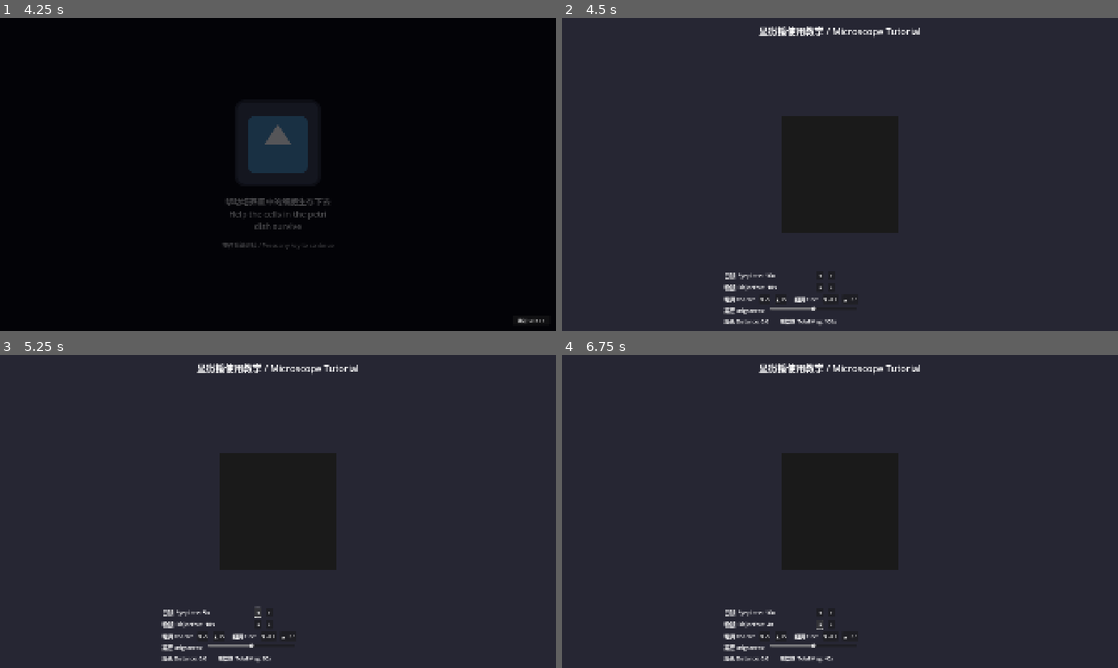
Above: before the commit, frames 1-4 (two rows, left to right).
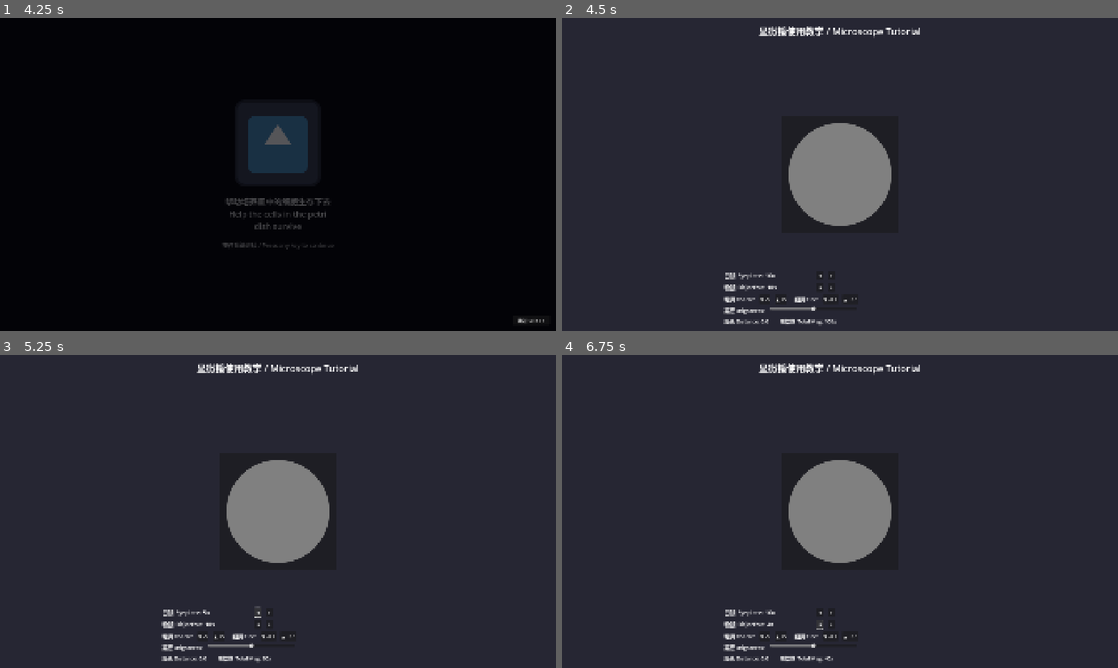
Above: after the commit, the same moments.

Repository: liup215/UnchartedLife
Game: Godot game, scene res://ui/main_menu/main_menu.tscn
Same seed, same stepped clock (60 frames per second), same inputs: the game is played once before the commit and once after it. The engine's default icon, where the game draws it, is replaced by a stand-in: a white triangle on a blue panel in a dark square.
Inputs (mouse positions are in pixels of both pictures, inside the frame that each line leads up to):
- Up to frame 1 (4.25 s): click "New Game" at 0.5 s; click (278, 115) at 1.27 s; type "12" at 1.35 s; click "Normal" at 2 s; click "Normal" at 2.75 s; click "Start Game" at 3.5 s
- Up to frame 2 (4.5 s): click "跳过 Skip >>" at 4.25 s
- Up to frame 3 (5.25 s): click "◄" at 5 s
- Up to frame 4 (6.75 s): click "►" at 5.75 s; click "◄" at 6.5 s

Frame 1 is identical in both runs. In frame 2, 4.8% of the frame differs, in the area x 40-60%, y 33-67%; in frame 3, 4.8%; in frame 4, 4.8%.

Commit message:
feat: add circular microscope view with enhanced brightness range
Co-authored-by: liup215 <20367844+liup215@users.noreply.github.com>

Diff:
--- a/scenes/story/prologue/prologue_scene_01.gd
+++ b/scenes/story/prologue/prologue_scene_01.gd
@@ -166,10 +166,16 @@
 	if view_content:
 		view_content.modulate.a = focus_quality
 
-	# Update brightness
-	if microscope_view:
-		var brightness_color = Color(current_brightness, current_brightness, current_brightness, 1.0)
-		microscope_view.modulate = brightness_color
+	# Update brightness - allow going beyond 1.0 to achieve full white
+	# Brightness range: 0.0 (black) to 2.0 (pure white, overexposed)
+	if view_content:
+		var brightness_multiplier = current_brightness * 2.0  # Scale to 0-2 range
+		view_content.modulate = Color(
+			focus_quality * brightness_multiplier,
+			focus_quality * brightness_multiplier,
+			focus_quality * brightness_multiplier,
+			focus_quality
+		)
 
 	# Check if properly focused
 	is_focused = distance_from_target <= FOCUS_TOLERANCE
--- a/scenes/story/prologue/prologue_scene_01.tscn
+++ b/scenes/story/prologue/prologue_scene_01.tscn
@@ -1,7 +1,21 @@
-[gd_scene load_steps=3 format=3 uid="uid://cutjmmcfu7du4"]
+[gd_scene load_steps=5 format=3 uid="uid://cutjmmcfu7du4"]
 
 [ext_resource type="Script" uid="uid://cov3ms88tckk6" path="res://scenes/story/prologue/prologue_scene_01.gd" id="1_prologue"]
 [ext_resource type="Texture2D" uid="uid://df6ywaepewvs1" path="res://icon.svg" id="2_icon"]
+
+[sub_resource type="Shader" id="Shader_circle_mask"]
+code = "shader_type canvas_item;
+
+void fragment() {
+	vec2 center = vec2(0.5, 0.5);
+	float dist = distance(UV, center);
+	float radius = 0.45;
+	float alpha = 1.0 - smoothstep(radius - 0.01, radius, dist);
+	COLOR.a *= alpha;
+}"
+
+[sub_resource type="ShaderMaterial" id="ShaderMaterial_circle_mask"]
+shader = SubResource("Shader_circle_mask")
 
 [node name="PrologueScene01" type="Control"]
 layout_mode = 3
@@ -51,13 +65,14 @@
 layout_mode = 2
 
 [node name="ViewContent" type="ColorRect" parent="CenterContainer/MicroscopeView"]
-layout_mode = 1
-anchors_preset = 15
-anchor_right = 1.0
-anchor_bottom = 1.0
-grow_horizontal = 2
-grow_vertical = 2
-color = Color(0.8, 0.9, 0.8, 1)
+material = SubResource("ShaderMaterial_circle_mask")
+layout_mode = 1
+anchors_preset = 15
+anchor_right = 1.0
+anchor_bottom = 1.0
+grow_horizontal = 2
+grow_vertical = 2
+color = Color(1, 1, 1, 1)
 
 [node name="SampleImage" type="TextureRect" parent="CenterContainer/MicroscopeView/ViewContent"]
 layout_mode = 1
@@ -71,6 +86,7 @@
 stretch_mode = 5
 
 [node name="BlurOverlay" type="ColorRect" parent="CenterContainer/MicroscopeView"]
+material = SubResource("ShaderMaterial_circle_mask")
 modulate = Color(1, 1, 1, 0.8)
 layout_mode = 1
 anchors_preset = 15
@@ -79,15 +95,6 @@
 grow_horizontal = 2
 grow_vertical = 2
 color = Color(0.5, 0.5, 0.5, 1)
-
-[node name="CircleMask" type="Panel" parent="CenterContainer/MicroscopeView"]
-self_modulate = Color(0.1, 0.1, 0.1, 1)
-layout_mode = 1
-anchors_preset = 15
-anchor_right = 1.0
-anchor_bottom = 1.0
-grow_horizontal = 2
-grow_vertical = 2
 
 [node name="ControlPanel" type="VBoxContainer" parent="."]
 layout_mode = 1
